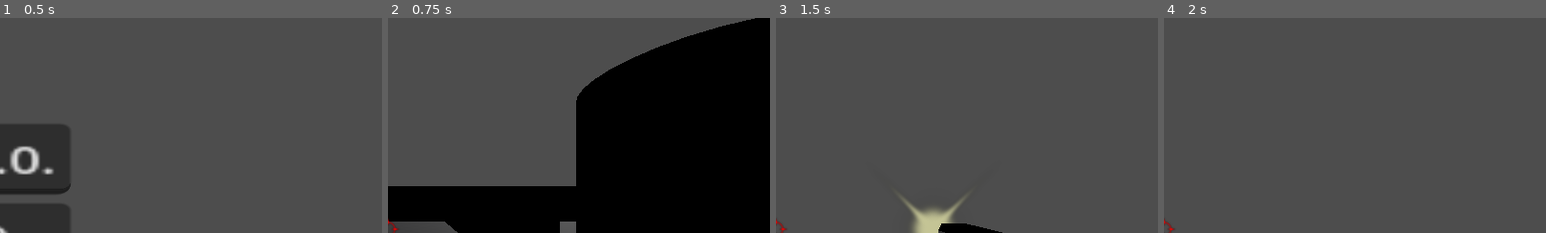
Above: before the commit, frames 1-4 (left to right).
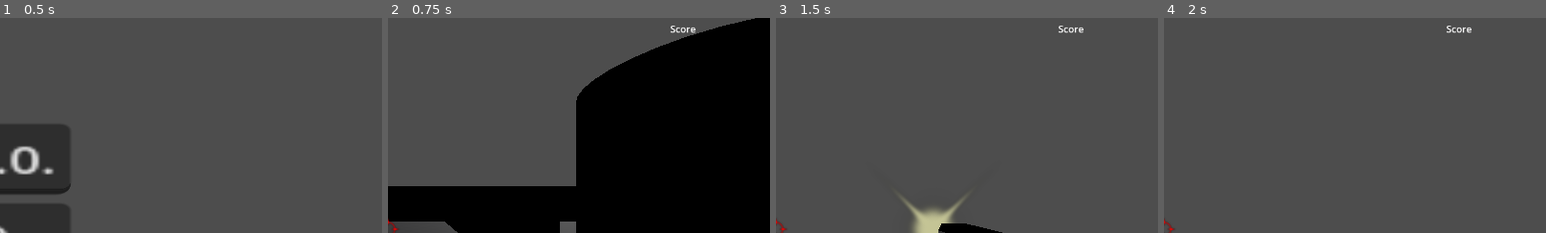
Above: after the commit, the same moments.

Repository: Atharv24/target49-client
Game: Godot game, scene res://input.tscn
Two runs of this game, one before a commit and one after it. Both use one fixed random seed, a clock stepped at 60 frames per second and the inputs below.
Inputs (mouse positions are % of the whole screen's width and height, from its top left):
- Up to frame 1 (0.5 s): no input
- Up to frame 2 (0.75 s): click "Submit" at 0.5 s
- Up to frame 3 (1.5 s): move the mouse to (55, 50) at 1.27 s; hold W (forward) from 1.28 s (still down); click (55, 50) at 1.35 s
- Up to frame 4 (2 s): keep holding W (forward); tap Space (jump) at 1.52 s
The pictures show only the part of the screen within x 50-100%, y 1-51%; the shares and areas given below are measured in that part.

Frame 1 is identical in both runs. In frame 2, 0.1% of the frame differs, in the area x 74-81%, y 3-8%; in frame 3, 0.1%; in frame 4, 0.1%.

Commit message:
feat: score board

Diff:
--- a/TCPClient.gd
+++ b/TCPClient.gd
@@ -6,6 +6,8 @@
 var other_players_dict = {}
 var player
 var self_id
+
+@onready var score_board: Label = $"../UI/Label"
 
 # Called when the node enters the scene tree for the first time.
 func _ready():
@@ -22,6 +24,8 @@
 	player.player_state_changed.connect(send_state)
 	player.player_shot.connect(send_player_hit)
 	udp_peer.put_packet("L;Atharv".to_utf8_buffer())
+
+	score_board.set_text("Score:")
 
 func send_state(data: Array):
 	var coordinates = data[0]
@@ -56,6 +60,8 @@
 			remove_player(chunks[1])
 		elif chunks[0] == "R":
 			player.reset(chunks[1])
+		elif chunks[0] == "P":
+			set_score(chunks.slice(1))
 		else:
 			print("Received unknown message: ", message)
 
@@ -64,9 +70,18 @@
 	var self_state = data[0].split(":")
 	self_id = int(self_state[0])
 	player.update_position(self_state[1])
-
+	var score_arr = [self_state[0] + ":0:0"]
 	for i in range(1, len(data)):
 		create_new_player(data[i])
+		score_arr.append(data[i][0] + ":0:0")
+	set_score(score_arr)
+
+func set_score(data: Array):
+	var score_str = "Score:\n"
+	for player_data in data:
+		var chunks = player_data.split(":")
+		score_str += "Player " + chunks[0] + ": " + chunks[1] + "/" + chunks[2] + "\n"
+	score_board.set_text(score_str)
 
 func create_new_player(data: String):
 	var other_player_state = data.split(":")
@@ -76,6 +91,7 @@
 	other_players_dict[client_id] = other_player_node
 	other_player_node.set_player_id(client_id)
 	other_player_node.update_state(other_player_state.slice(1))
+	score_board.set_text(score_board.text + "Player " + other_player_state[0] + ": 0/0\n")
 
 
 func remove_player(data: String):
--- a/project.godot
+++ b/project.godot
@@ -65,3 +65,4 @@
 [rendering]
 
 renderer/rendering_method="mobile"
+textures/vram_compression/import_etc2_astc=true
--- a/scene.tscn
+++ b/scene.tscn
@@ -30,3 +30,11 @@
 offset_top = 611.0
 offset_right = 876.0
 offset_bottom = 644.0
+
+[node name="Label" type="Label" parent="UI"]
+layout_mode = 0
+offset_left = 1113.0
+offset_top = 13.0
+offset_right = 1260.0
+offset_bottom = 273.0
+text = "Score"
Not shown, changed: addons/kenney_particle_pack/magic_03.png.import
Not shown, changed: addons/kenney_particle_pack/magic_05.png.import
Not shown, changed: addons/kenney_particle_pack/star_06.png.import
Not shown, changed: addons/kenney_prototype_textures/dark/texture_09.png.import
Not shown, changed: addons/kenney_prototype_textures/dark/texture_10.png.import
Not shown, changed: addons/kenney_prototype_textures/orange/texture_10.png.import
Not shown, changed: export_presets.cfg
